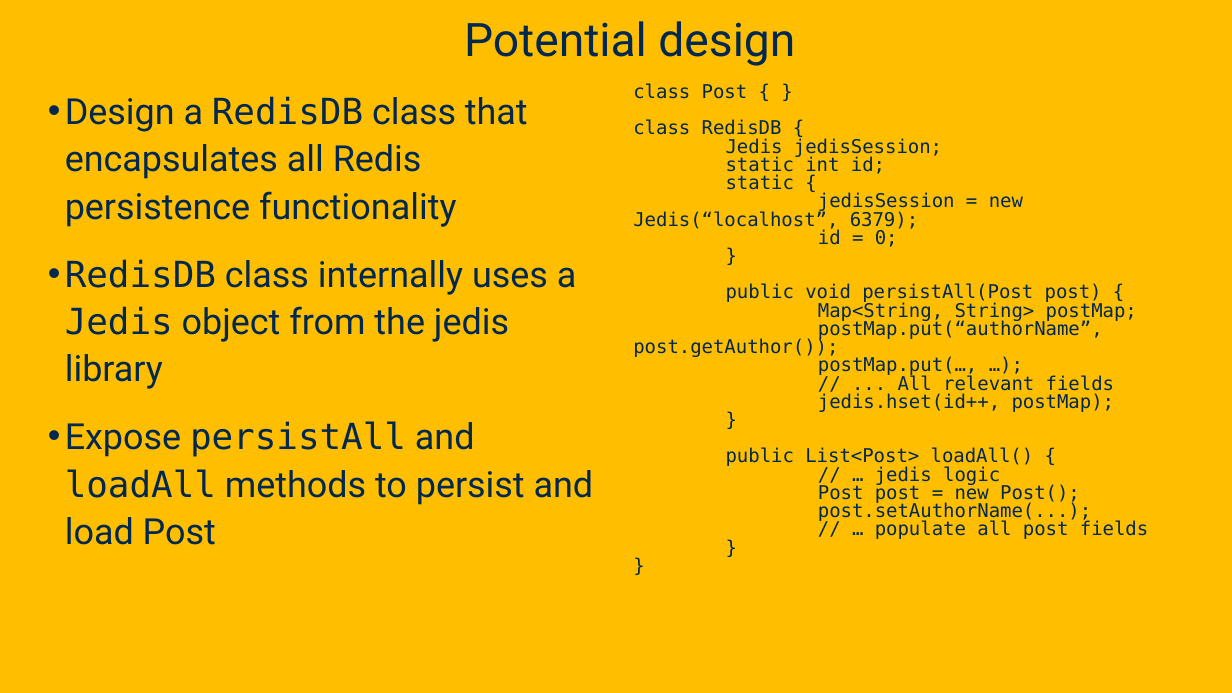
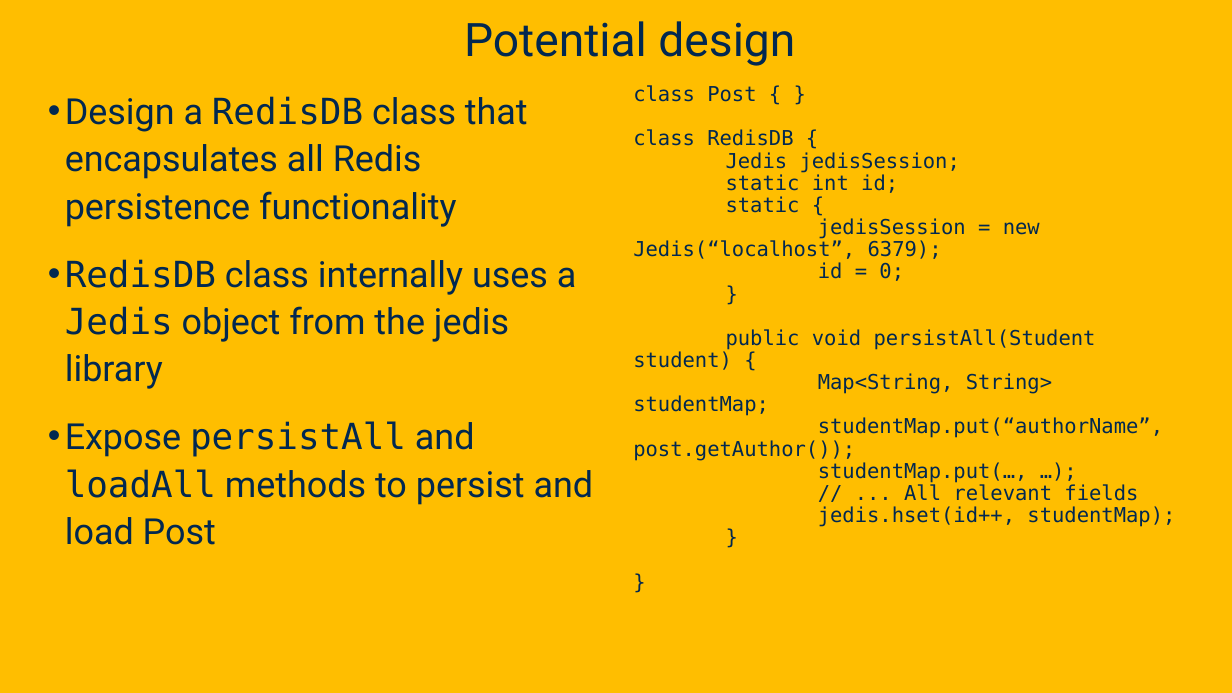
Before and after one commit to davsec-teaching/ecs160-f25, a slide deck: slide 5 of slides/5_annotations_and_reflection.pptx (slide 4 before the commit). Drawn at 1232x693 pixels with LibreOffice and Linux fonts; fonts in the diff are those of the drawing; background and template pictures are left out. Boxes give left, top, right and bottom in pixels: in the first picture for what was removed or moved away, otherwise in the second. Text is boxed around its words. In the diff, an @@ line names an element or a change of style, - is before the commit and + after.

Commit message:
minor edit

```diff
--- a/slides/5_annotations_and_reflection.pptx
+++ b/slides/5_annotations_and_reflection.pptx
@@ text at <box>633,85,1138,501</box>: size 14.8 to 16 pt in "class Post { }", "class RedisDB {", "Jedis jedisSession;", "static int id;" and 7 more places; line spacing 0.8 to 0.9 @@
@@ text at <box>633,329,1163,483</box>: text changed; size 14.8 to 16 pt @@
-public void persistAll(Post post) {
-Map<String, String> postMap;
-postMap.put(“authorName”, post.getAuthor());
-postMap.put(…, …);
+public void persistAll(Student student) {
+Map<String, String> studentMap;
+studentMap.put(“authorName”, post.getAuthor());
+studentMap.put(…, …);
@@ text at <box>818,506,1175,527</box>: text changed; size 14.8 to 16 pt @@
-jedis.hset(id++, postMap);
-}
-public List<Post> loadAll() {
-// … jedis logic
-Post post = new Post();
-post.setAuthorName(...);
-// … populate all post fields
+jedis.hset(id++, studentMap);
```
Also in this commit, not shown: 3 other slides changed.
